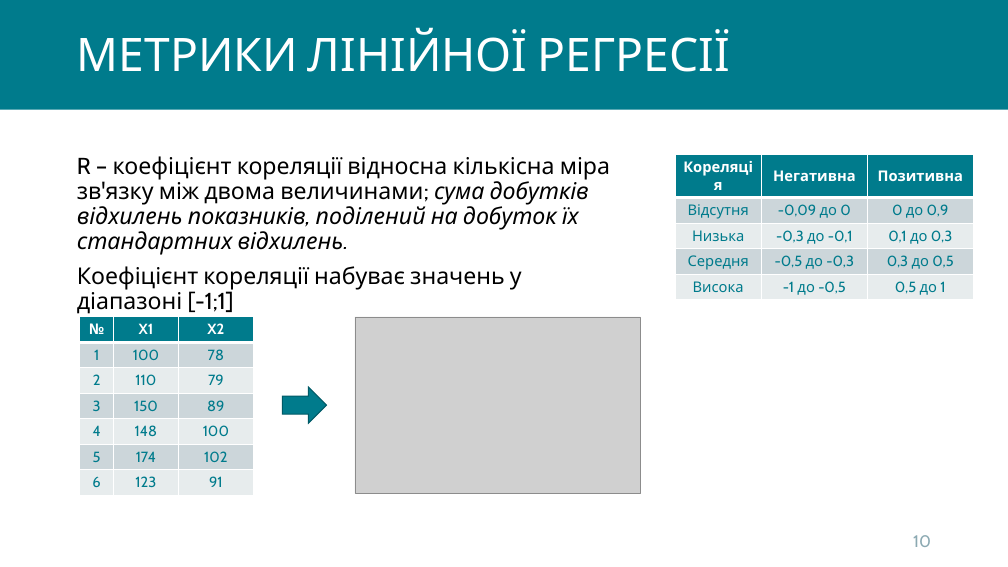
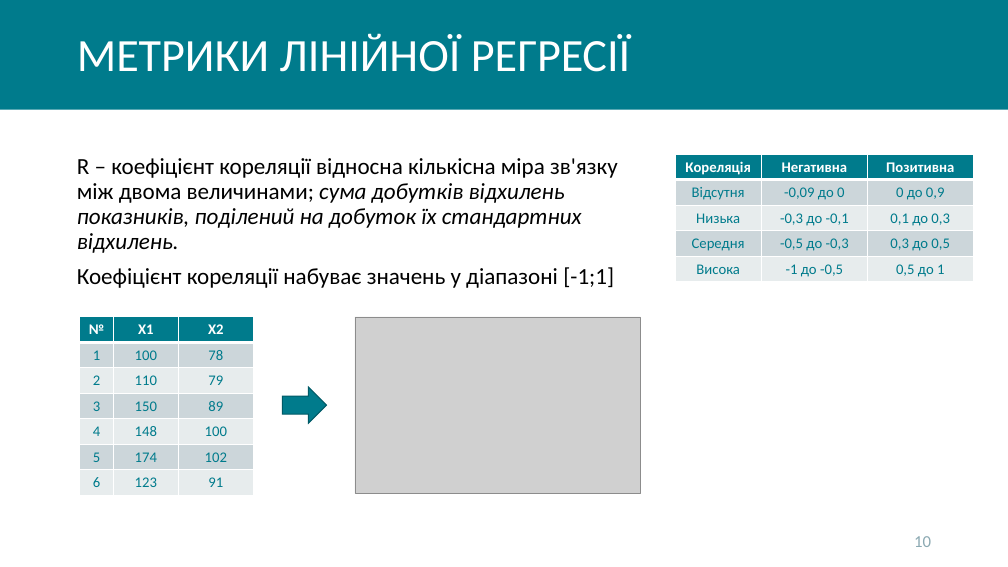
Before and after one commit to kleban/r-course-eng, a slide deck: slide 10 of pptx/051_Linear_Regression.pptx. Drawn at 1008x567 pixels with LibreOffice and Linux fonts; fonts in the diff are those of the drawing; grey boxes stand for pictures; background and template pictures are left out. Boxes give left, top, right and bottom in pixels: in the first picture for what was removed or moved away, otherwise in the second. Text is boxed around its words. In the diff, an @@ line names an element or a change of style, - is before the commit and + after.

Commit message:
updated font

```diff
--- a/pptx/051_Linear_Regression.pptx
+++ b/pptx/051_Linear_Regression.pptx
@@ font Cabin to Calibri in 3 elements at [77, 158, 618, 288], [914, 536, 931, 547], [77, 33, 630, 72] @@
@@ table at [675, 154, 973, 281] @@
@@ font Cabin to Calibri @@
@@ table at [79, 317, 253, 493] @@
@@ font Cabin to Calibri @@
```
Also in this commit, not shown: 20 other slides changed.
